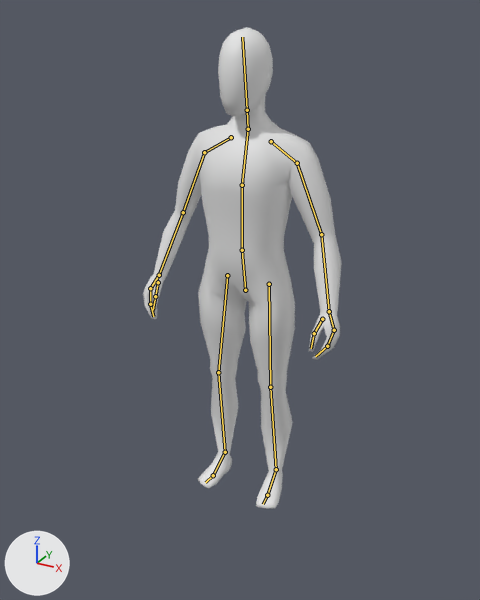
A saved change to the Blender file Media/player.blend.
The view is the same before and after, from a camera (50 mm lens) standing at (1.094, -2.035, 1.864) and looking at (-0.014, -0.021, 0.857). Arrows for +X, +Y and +Z are at lower left; the lights stay in place. The bones that bend it are drawn over the model as lines.

Names of what the first picture shows: 'Body'.
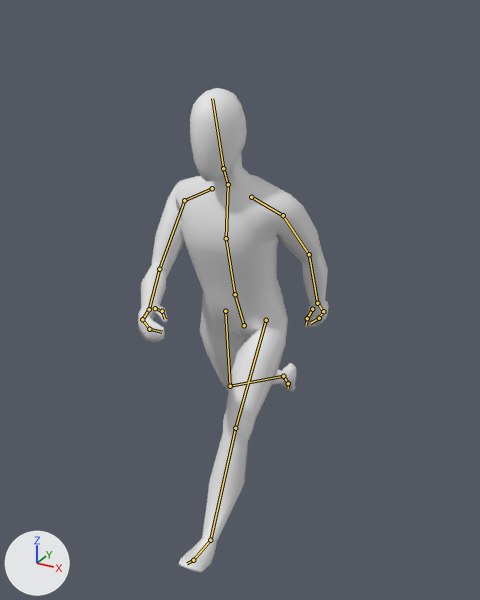
The newer file adds an action. The first version stands in its rest pose; the second is drawn at frame 1 of the action 'Run'.

Changed parts and their boxes (x1, y1, x2, y2) in the pictures (480 x 600 px):
'Body', posed
    before: (143, 27, 342, 509)
    after: (138, 88, 329, 573)
bone 'Hips', root to tip
    before: (245, 290) to (242, 250)
    after: (244, 325) to (235, 294)
bone 'Chest', root to tip
    before: (242, 185) to (248, 129)
    after: (226, 238) to (228, 184)
bone 'Neck', root to tip
    before: (248, 129) to (247, 110)
    after: (228, 184) to (223, 168)
bone 'Head', root to tip
    before: (247, 110) to (242, 37)
    after: (223, 168) to (212, 98)
bone 'Shoulder.L', root to tip
    before: (271, 141) to (297, 163)
    after: (251, 197) to (283, 215)
bone 'Upper.Arm.L', root to tip
    before: (297, 163) to (321, 234)
    after: (283, 215) to (309, 254)
bone 'Hand.L', root to tip
    before: (329, 311) to (334, 330)
    after: (317, 303) to (323, 311)
bone 'Shoulder.R', root to tip
    before: (231, 137) to (204, 152)
    after: (212, 188) to (184, 200)
bone 'Upper.Arm.R', root to tip
    before: (204, 152) to (183, 212)
    after: (184, 200) to (159, 269)
bone 'Lower.Arm.R', root to tip
    before: (183, 212) to (159, 275)
    after: (159, 269) to (149, 309)
bone 'Toes.R', root to tip
    before: (213, 475) to (205, 482)
    after: (288, 383) to (288, 388)

Patch to the scene script:
```diff
--- a/Media/player.blend.py
+++ b/Media/player.blend.py
@@ bone_hips @@
 bone_hips = bpy.data.objects['Armature'].pose.bones['Hips']
-bone_hips.location = (0.0, 0.0, 0.0)
-bone_hips.rotation_quaternion = (1.0, 0.0, 0.0, 0.0)  # degrees (0, 0, 0)
+bone_hips.location = (-0.003, -0.144, 0.027)
+bone_hips.rotation_quaternion = (0.992, 0.124, -0.001, 0.006)  # degrees (14, 0, 1)
@@ bone_chest @@
 bone_chest = bpy.data.objects['Armature'].pose.bones['Chest']  # child of 'Spine'
-bone_chest.rotation_quaternion = (1.0, 0.0, 0.0, 0.0)  # degrees (0, 0, 0)
+bone_chest.rotation_quaternion = (0.999, 0.0, -0.002, -0.037)  # degrees (0, 0, -4)
@@ bone_neck @@
 bone_neck = bpy.data.objects['Armature'].pose.bones['Neck']  # child of 'Chest'
-bone_neck.rotation_quaternion = (1.0, 0.0, 0.0, 0.0)  # degrees (0, 0, 0)
+bone_neck.rotation_quaternion = (0.999, 0.014, 0.015, 0.04)  # degrees (2, 2, 5)
@@ bone_head @@
 bone_head = bpy.data.objects['Armature'].pose.bones['Head']  # child of 'Neck'
-bone_head.rotation_quaternion = (1.0, 0.0, 0.0, 0.0)  # degrees (0, 0, 0)
+bone_head.rotation_quaternion = (0.996, -0.085, 0.0, -0.004)  # degrees (-10, 0, 0)
@@ bone_shoulder_l @@
 bone_shoulder_l = bpy.data.objects['Armature'].pose.bones['Shoulder.L']  # child of 'Chest'
-bone_shoulder_l.rotation_quaternion = (1.0, 0.0, 0.0, 0.0)  # degrees (0, 0, 0)
+bone_shoulder_l.rotation_quaternion = (0.973, -0.123, 0.195, -0.017)  # degrees (-15, 22, -5)
@@ bone_upper_arm_l @@
 bone_upper_arm_l = bpy.data.objects['Armature'].pose.bones['Upper.Arm.L']  # child of 'Shoulder.L'
-bone_upper_arm_l.rotation_quaternion = (1.0, 0.0, 0.0, 0.0)  # degrees (0, 0, 0)
+bone_upper_arm_l.rotation_quaternion = (0.992, -0.02, -0.007, -0.123)  # degrees (-2, -1, -14)
@@ bone_hand_l @@
 bone_hand_l = bpy.data.objects['Armature'].pose.bones['Hand.L']  # child of 'Lower.Arm.L'
-bone_hand_l.rotation_quaternion = (1.0, 0.0, 0.0, 0.0)  # degrees (0, 0, 0)
+bone_hand_l.rotation_quaternion = (0.994, -0.107, 0.034, -0.005)  # degrees (-12, 4, -1)
@@ bone_shoulder_r @@
 bone_shoulder_r = bpy.data.objects['Armature'].pose.bones['Shoulder.R']  # child of 'Chest'
-bone_shoulder_r.rotation_quaternion = (1.0, 0.0, 0.0, 0.0)  # degrees (0, 0, 0)
+bone_shoulder_r.rotation_quaternion = (0.991, 0.067, 0.114, -0.008)  # degrees (8, 13, 0)
@@ bone_upper_arm_r @@
 bone_upper_arm_r = bpy.data.objects['Armature'].pose.bones['Upper.Arm.R']  # child of 'Shoulder.R'
-bone_upper_arm_r.rotation_quaternion = (1.0, 0.0, 0.0, 0.0)  # degrees (0, 0, 0)
+bone_upper_arm_r.rotation_quaternion = (0.957, 0.22, 0.088, 0.166)  # degrees (27, 5, 21)
@@ bone_lower_arm_r @@
 bone_lower_arm_r = bpy.data.objects['Armature'].pose.bones['Lower.Arm.R']  # child of 'Upper.Arm.R'
-bone_lower_arm_r.rotation_quaternion = (1.0, 0.0, 0.0, 0.0)  # degrees (0, 0, 0)
+bone_lower_arm_r.rotation_quaternion = (0.897, 0.33, -0.215, 0.199)  # degrees (36, -31, 15)
@@ bone_toes_r @@
 bone_toes_r = bpy.data.objects['Armature'].pose.bones['Toes.R']  # child of 'Foot.R'
-bone_toes_r.rotation_quaternion = (1.0, 0.0, 0.0, 0.0)  # degrees (0, 0, 0)
+bone_toes_r.rotation_quaternion = (0.988, -0.133, -0.032, 0.067)  # degrees (-15, -3, 8)
@@ bone_calf_ik_l @@
 bone_calf_ik_l = bpy.data.objects['Armature'].pose.bones['Calf.IK.L']
-bone_calf_ik_l.location = (0.0, 0.0, 0.0)
-bone_calf_ik_l.rotation_quaternion = (1.0, 0.0, 0.0, 0.0)  # degrees (0, 0, 0)
+bone_calf_ik_l.location = (-0.032, -0.482, 0.009)
+bone_calf_ik_l.rotation_quaternion = (0.951, -0.31, 0.0, 0.0)  # degrees (-36, 0, 0)
@@ bone_calf_ik_r @@
 bone_calf_ik_r = bpy.data.objects['Armature'].pose.bones['Calf.IK.R']
-bone_calf_ik_r.location = (0.0, 0.0, 0.0)
-bone_calf_ik_r.rotation_quaternion = (1.0, 0.0, 0.0, 0.0)  # degrees (0, 0, 0)
+bone_calf_ik_r.location = (0.057, 0.475, 0.149)
+bone_calf_ik_r.rotation_quaternion = (0.671, 0.742, 0.0, 0.0)  # degrees (96, 0, 0)
```
